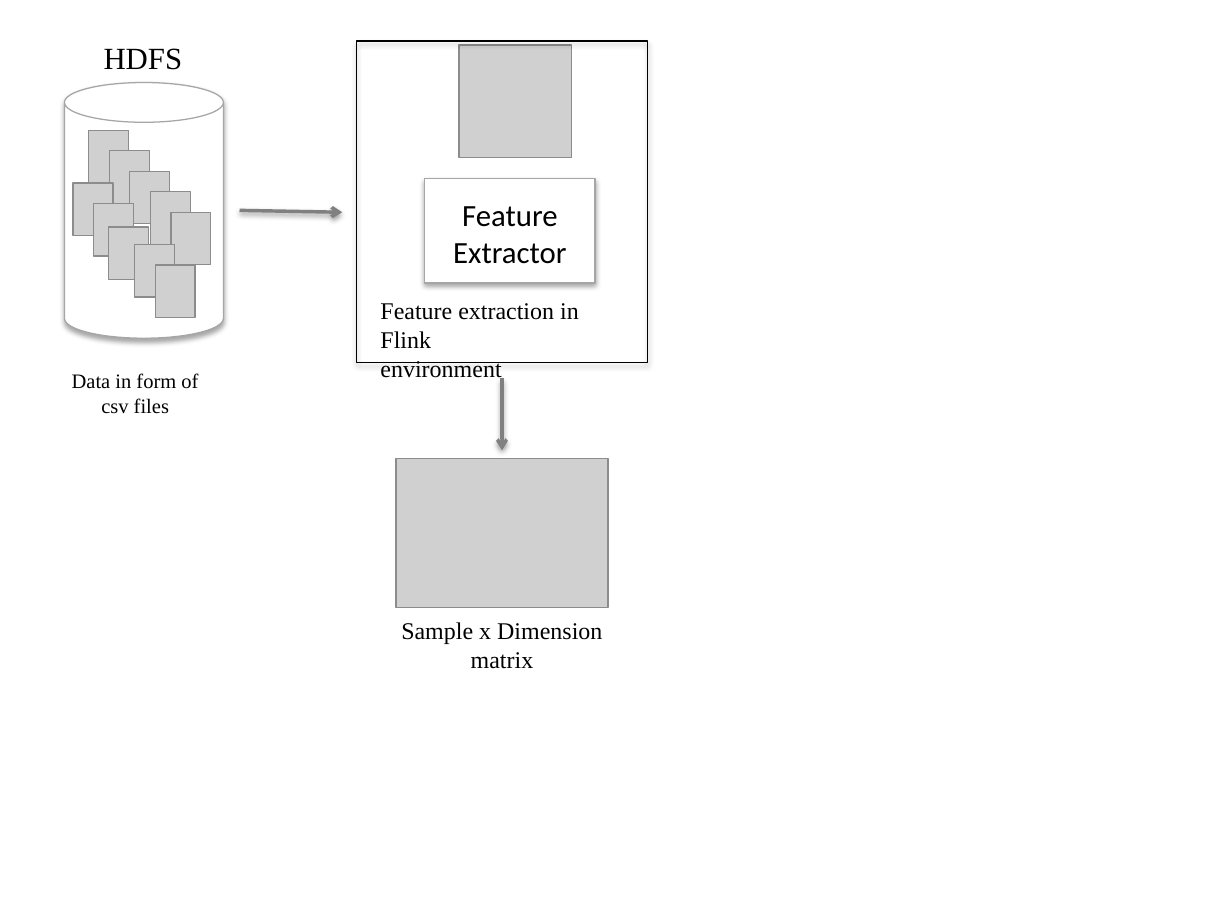
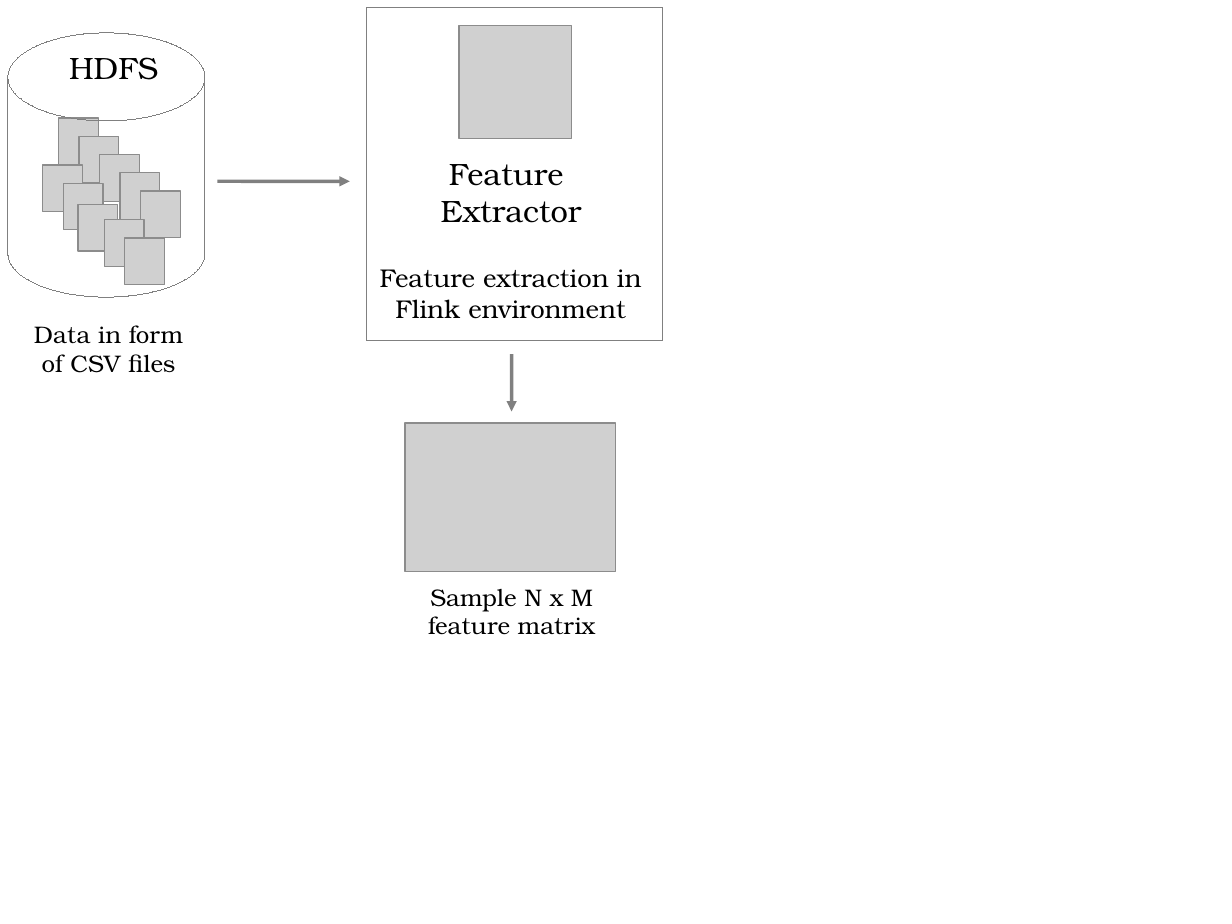
Before and after one commit to peterschrott/axa-driver-telematics, a slide deck: slide 1 of report/01-term-paper/pics/approach1.pptx. Drawn at 1232x924 pixels with LibreOffice and Linux fonts; fonts in the diff are those of the drawing; grey boxes stand for pictures. Boxes give left, top, right and bottom in pixels: in the first picture for what was removed or moved away, otherwise in the second. Text is boxed around its words. In the diff, an @@ line names an element or a change of style, - is before the commit and + after.

```diff
--- a/report/01-term-paper/pics/approach1.pptx
+++ b/report/01-term-paper/pics/approach1.pptx
@@ rectangle resized from (x1=356, y1=41, x2=648, y2=362) to (x1=367, y1=7, x2=663, y2=340) @@
@@ rectangle at (x1=367, y1=7, x2=663, y2=340): outline #000000 0.75 pt to #808080 0.75 pt; shadow off @@
@@ picture moved from (x1=460, y1=46, x2=573, y2=159) to (x1=460, y1=26, x2=572, y2=138) @@
@@ cylinder added at (x1=7, y1=33, x2=205, y2=298), outline #808080 0.75 pt @@
@@ text "HDFS" moved from (x1=104, y1=48, x2=183, y2=70) to (x1=69, y1=57, x2=158, y2=80) @@
@@ text "HDFS" at (x1=69, y1=57, x2=158, y2=80): font Times New Roman to TeX Gyre Bonum @@
@@ cylinder removed at (x1=64, y1=83, x2=223, y2=339) @@
@@ picture resized from (x1=155, y1=265, x2=195, y2=318) to (x1=58, y1=118, x2=97, y2=165) @@
@@ picture resized from (x1=89, y1=131, x2=128, y2=184) to (x1=79, y1=137, x2=118, y2=184) @@
@@ picture resized from (x1=171, y1=212, x2=211, y2=265) to (x1=43, y1=165, x2=83, y2=212) @@
@@ picture resized from (x1=110, y1=150, x2=149, y2=203) to (x1=100, y1=154, x2=139, y2=201) @@
@@ picture resized from (x1=129, y1=171, x2=169, y2=224) to (x1=120, y1=172, x2=159, y2=219) @@
@@ rectangle removed at (x1=425, y1=179, x2=595, y2=283) @@
@@ text at (x1=441, y1=164, x2=582, y2=223): text changed; font Calibri to TeX Gyre Bonum @@
-Feature Extractor
+Feature
+Extractor
@@ picture resized from (x1=73, y1=182, x2=112, y2=235) to (x1=63, y1=184, x2=102, y2=230) @@
@@ picture resized from (x1=94, y1=203, x2=133, y2=256) to (x1=78, y1=205, x2=117, y2=251) @@
@@ picture resized from (x1=150, y1=192, x2=190, y2=245) to (x1=140, y1=191, x2=180, y2=238) @@
@@ arrow moved from (239, 211) - (342, 212) to (218, 181) - (350, 181) @@
@@ arrow (218, 181) - (350, 181): stroke #808080 2 pt to #808080 2.01 pt; arrowheads changed @@
@@ picture resized from (x1=108, y1=227, x2=148, y2=280) to (x1=105, y1=219, x2=144, y2=266) @@
@@ picture resized from (x1=134, y1=244, x2=174, y2=297) to (x1=124, y1=238, x2=164, y2=285) @@
@@ text at (x1=380, y1=269, x2=642, y2=319): text changed; size 14 to 15 pt; font Times New Roman to TeX Gyre Bonum @@
-Feature extraction in Flink
-environment
+Feature extraction in Flink environment
@@ text at (x1=34, y1=325, x2=183, y2=373): text changed; size 12 to 14 pt; font Times New Roman to TeX Gyre Bonum @@
-Data in form of csv files
+Data in form of CSV files
@@ arrow moved from (503, 378) - (503, 450) to (511, 355) - (511, 411) @@
@@ arrow (511, 355) - (511, 411): stroke #808080 2 pt to #808080 2.01 pt; arrowheads changed @@
@@ picture moved from (x1=395, y1=458, x2=607, y2=607) to (x1=405, y1=423, x2=616, y2=572) @@
@@ text at (x1=428, y1=589, x2=595, y2=635): text changed; font Times New Roman to TeX Gyre Bonum @@
-Sample x Dimension matrix
+Sample N x M feature matrix
```
Also in this commit, not shown: 12 other files.
